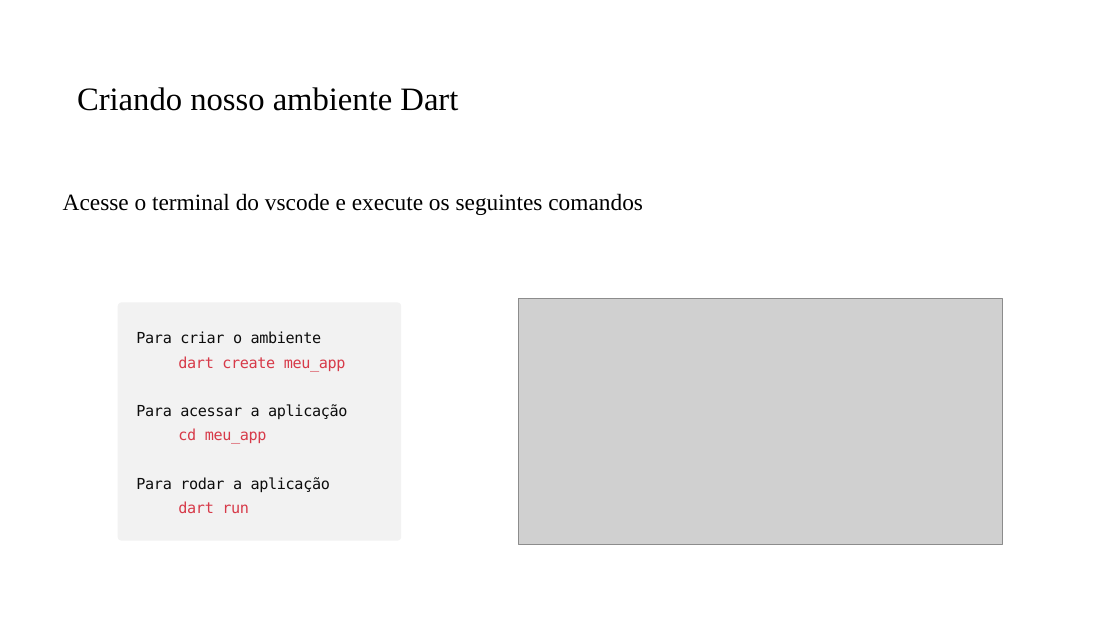
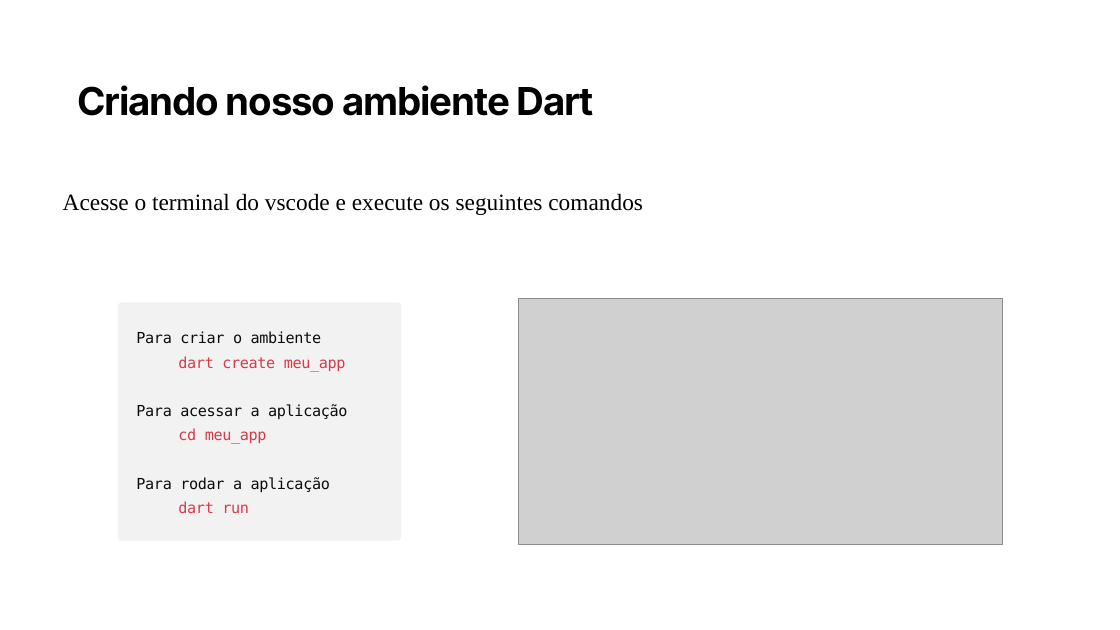
Before and after one commit to PedroMiho/UMC, a slide deck: slide 5 of Desenvolvimento de Aplicações/Pedro/Aula 03 - Introdução a Programação Orientada a Objetos/Introdução a POO.pptx (slide 6 before the commit). Drawn at 1120x630 pixels with LibreOffice and Linux fonts; fonts in the diff are those of the drawing; grey boxes stand for pictures; background and template pictures are left out. Boxes give left, top, right and bottom in pixels: in the first picture for what was removed or moved away, otherwise in the second. Text is boxed around its words. In the diff, an @@ line names an element or a change of style, - is before the commit and + after.

```diff
--- a/Desenvolvimento de Aplicações/Pedro/Aula 03 - Introdução a Programação Orientada a Objetos/Introdução a POO.pptx
+++ b/Desenvolvimento de Aplicações/Pedro/Aula 03 - Introdução a Programação Orientada a Objetos/Introdução a POO.pptx
@@ title "Criando nosso ambiente Dart" at (77,85,594,116): size 28 to 33 pt, font Times New Roman to Inter, letter spacing 0 to -1 pt, bold on @@
```
Also in this commit, not shown: 3 other slides changed, 2 slides removed, 1 other file.
